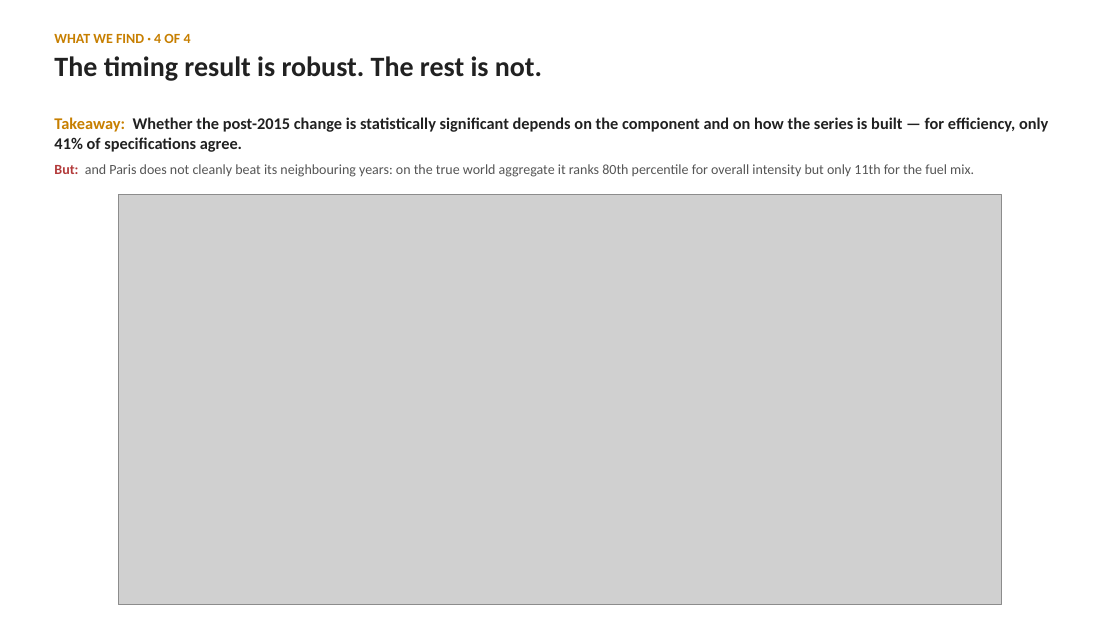
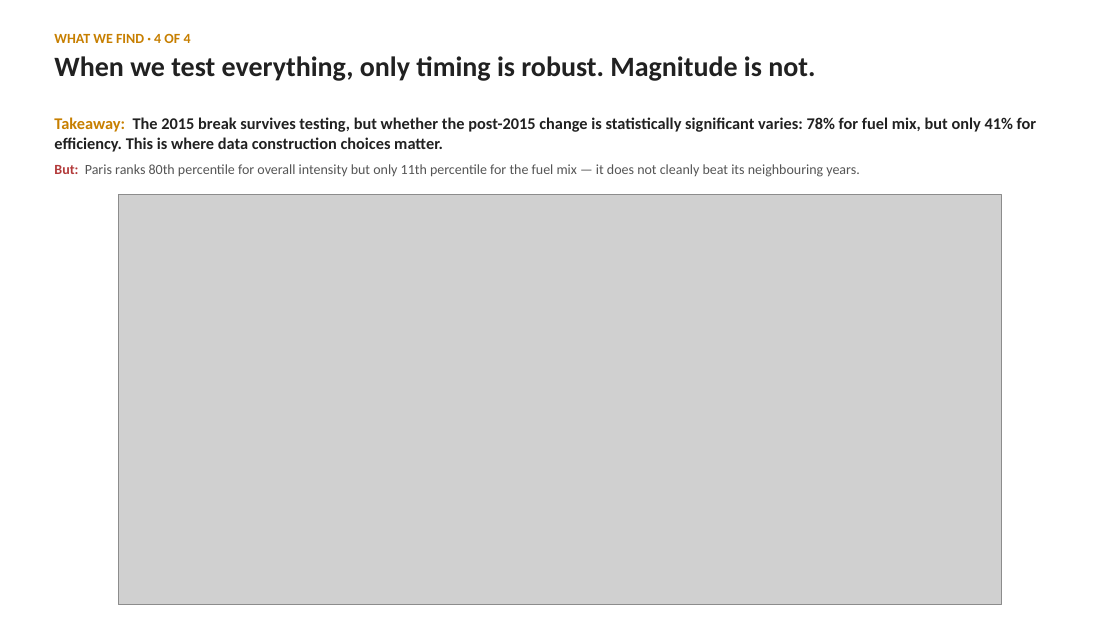
Before and after one commit to cwejnert/HDI-Happiness, a slide deck: slide 8 of carbon_breakpoints_takeaway_figures/paris_at_ten_world_deck.pptx (slide 7 before the commit). Drawn at 1120x630 pixels with LibreOffice and Linux fonts; fonts in the diff are those of the drawing; grey boxes stand for pictures. Boxes give left, top, right and bottom in pixels: in the first picture for what was removed or moved away, otherwise in the second. Text is boxed around its words. In the diff, an @@ line names an element or a change of style, - is before the commit and + after.

```diff
--- a/carbon_breakpoints_takeaway_figures/paris_at_ten_world_deck.pptx
+++ b/carbon_breakpoints_takeaway_figures/paris_at_ten_world_deck.pptx
@@ text at (54,56,815,81): text changed @@
-The timing result is robust. The rest is not.
+When we test everything, only timing is robust. Magnitude is not.
@@ text at (54,117,1037,152): text changed @@
-Takeaway: Whether the post-2015 change is statistically significant depends on the component and on how the series is built — for efficiency, only 41% of specifications agree.
+Takeaway: The 2015 break survives testing, but whether the post-2015 change is statistically significant varies: 78% for fuel mix, but only 41% for efficiency. This is where data construction choices matter.
@@ text at (54,164,859,177): text changed @@
-But: and Paris does not cleanly beat its neighbouring years: on the true world aggregate it ranks 80th percentile for overall intensity but only 11th for the fuel mix.
+But: Paris ranks 80th percentile for overall intensity but only 11th percentile for the fuel mix — it does not cleanly beat its neighbouring years.
```
Also in this commit, not shown: 7 other slides changed, 2 slides added, 1 slide removed, 1 other file.
